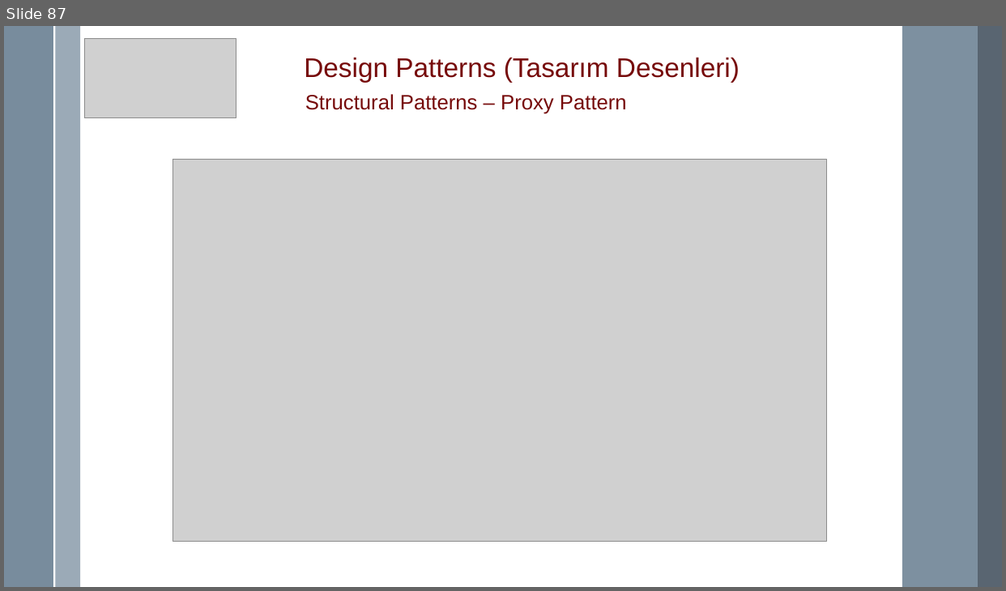
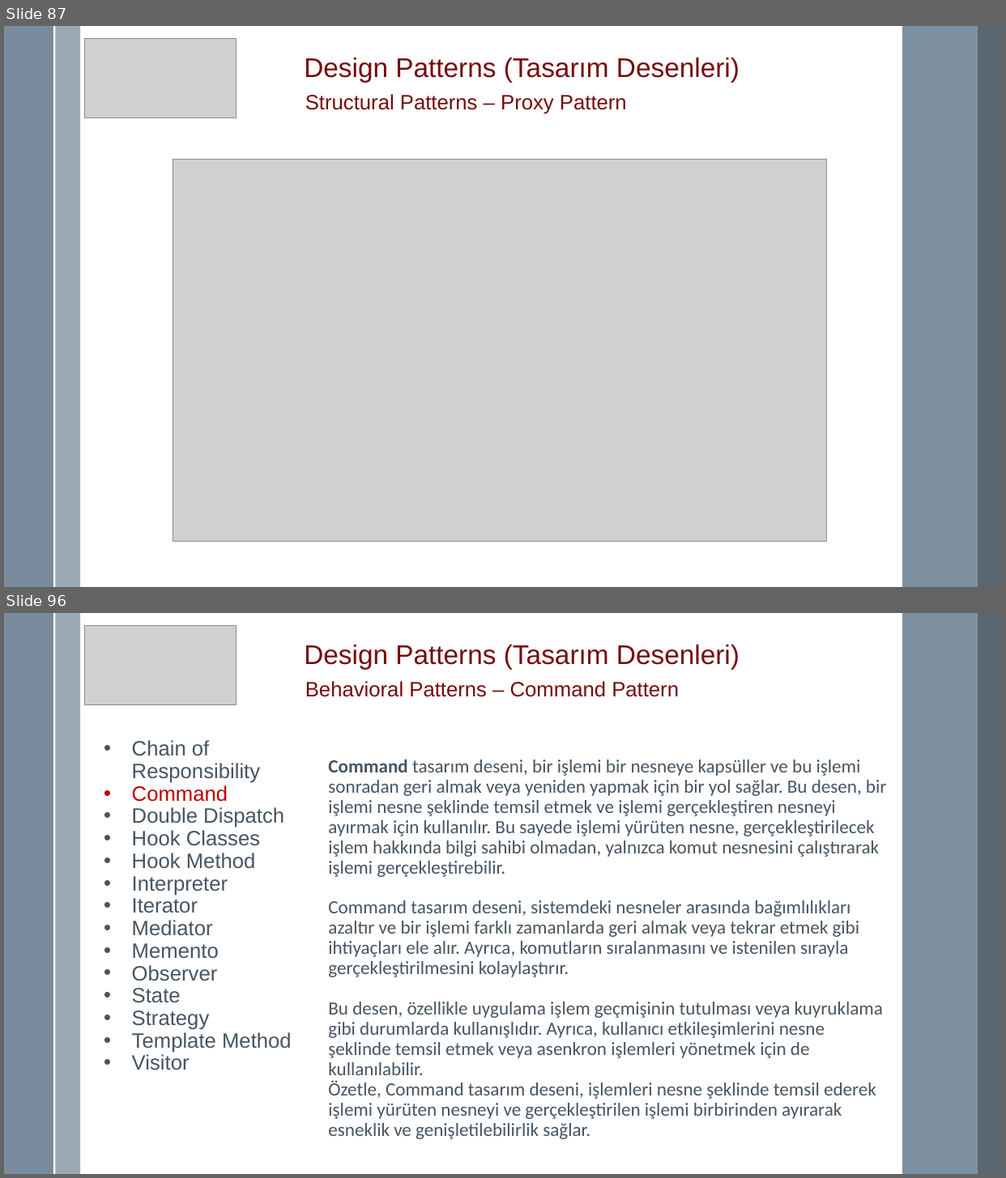
Before and after one commit to mremregok/DesignPattern, a slide deck: Design Pattern.pptx. Shown one above the other, each under a label of ours: slide 87 before the commit, slides 87 and 96 after it; the slides between them are not shown. The pictures are 1006x591 and 1006x1178 pixels, drawn with LibreOffice and Linux fonts; fonts in the diff are those of the drawing; grey boxes stand for pictures. Boxes give left, top, right and bottom in pixels: in the first picture for what was removed or moved away, otherwise in the second. Text is boxed around its words. In the diff, an @@ line names an element or a change of style, - is before the commit and + after.

Commit message:
Davranışsal tasarım desenlerinden Chain of Responsibility ve Command eklendi.

```diff
--- a/Design Pattern.pptx
+++ b/Design Pattern.pptx
@@ slide 96 added at <box>4,613,1002,1174</box>, background #FFFFFF; not listed: 5 template elements that a slide beside it also shows @@
@@ picture added at <box>84,626,236,705</box> @@
@@ text added at <box>304,644,739,669</box>, 26 pt, text #760A0A @@
+Design Patterns (Tasarım Desenleri)
@@ text added at <box>305,681,679,697</box>, 20 pt, text #760A0A @@
+Behavioral Patterns – Command Pattern
@@ text added at <box>132,740,292,1071</box>, 20 pt, text #465562 @@
+• Chain of Responsibility
+• Command
+• Double Dispatch
+• Hook Classes
+• Hook Method
+• Interpreter
+• Iterator
+• Mediator
+• Memento
+• Observer
+• State
+• Strategy
+• Template Method
+• Visitor
@@ text added at <box>328,760,886,1139</box>, 18 pt, text #465562 @@
+Command tasarım deseni, bir işlemi bir nesneye kapsüller ve bu işlemi sonradan geri almak veya yeniden yapmak için bir yol sağlar. Bu desen, bir işlemi nesne şeklinde temsil etmek ve işlemi gerçekleştiren nesneyi ayırmak için kullanılır. Bu sayede işlemi yürüten nesne, gerçekleştirilecek işlem hakkında bilgi sahibi olmadan, yalnızca komut nesnesini çalıştırarak işlemi gerçekleştirebilir.
+Command tasarım deseni, sistemdeki nesneler arasında bağımlılıkları azaltır ve bir işlemi farklı zamanlarda geri almak veya tekrar etmek gibi ihtiyaçları ele alır. Ayrıca, komutların sıralanmasını ve istenilen sırayla gerçekleştirilmesini kolaylaştırır.
+Bu desen, özellikle uygulama işlem geçmişinin tutulması veya kuyruklama gibi durumlarda kullanışlıdır. Ayrıca, kullanıcı etkileşimlerini nesne şeklinde temsil etmek veya asenkron işlemleri yönetmek için de kullanılabilir.
+Özetle, Command tasarım deseni, işlemleri nesne şeklinde temsil ederek işlemi yürüten nesneyi ve gerçekleştirilen işlemi birbirinden ayırarak esneklik ve genişletilebilirlik sağlar.
```
Also in this commit, not shown: 13 other slides added, 18 other files.
